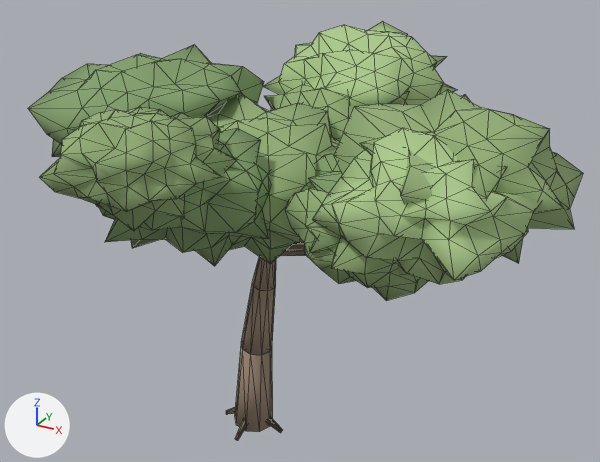
Before and after pictures for a commit that changed the glTF model assets/models/tree_green.glb.
Camera for both pictures: a 50 mm lens placed at (5.8, -9.04, 7.89), pointed at (0.55, 0.5, 3.13). Lighting does not change. The marker at lower left points along +X, +Y and +Z. The older version comes first. Mesh edges are drawn as thin lines. Vertices at exactly the same position are counted once.

The first picture shows 'geometry_0'.
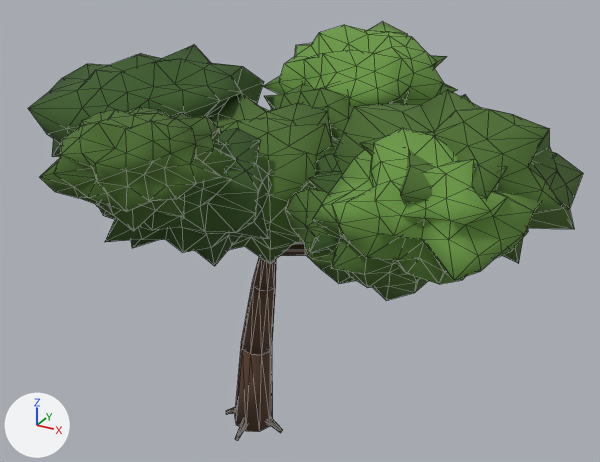
Pixel boxes (x1, y1, x2, y2) of what changed, in the pictures (600 x 462 px):
part 1 of me_geometry_0, recoloured (green to dark green)
    both: (28, 45, 583, 300)
part 2 of me_geometry_0, recoloured (darker)
    both: (263, 22, 542, 284)
part 3 of me_geometry_0, recoloured (beige to brown)
    both: (226, 243, 305, 441)

The change, as a list of edits to the scene's bpy script:
```text
Change me_geometry_0:
    where me_geometry_0.from_pydata(...)  # 2037 vertices, 4002 faces; spans x -3.07..4.42, y -3.13..3.94, z -0.08..5.68
    used by ob_geometry_0; location = (0.0, 0.0, 0.0)
    me_geometry_0 part 1: 2560 faces centred in x -2.95..4.26, y -3.03..2.99, z 3.13..5.43 are repainted in the vertex colours; the middle colour goes from green #96b179 to dark green #4d702e
    me_geometry_0 part 2: 960 faces centred in x -2.4..4.03, y -1.79..3.88, z 3.11..5.61 are repainted in the vertex colours; the middle colour goes from green #afcd8f to green #6c9b45
    me_geometry_0 part 3: 482 faces centred in x -1.6..2.94, y -2.12..2.55, z -0.06..4.57 are repainted in the vertex colours; the middle colour goes from beige #a08b78 to brown #5a402e
```
